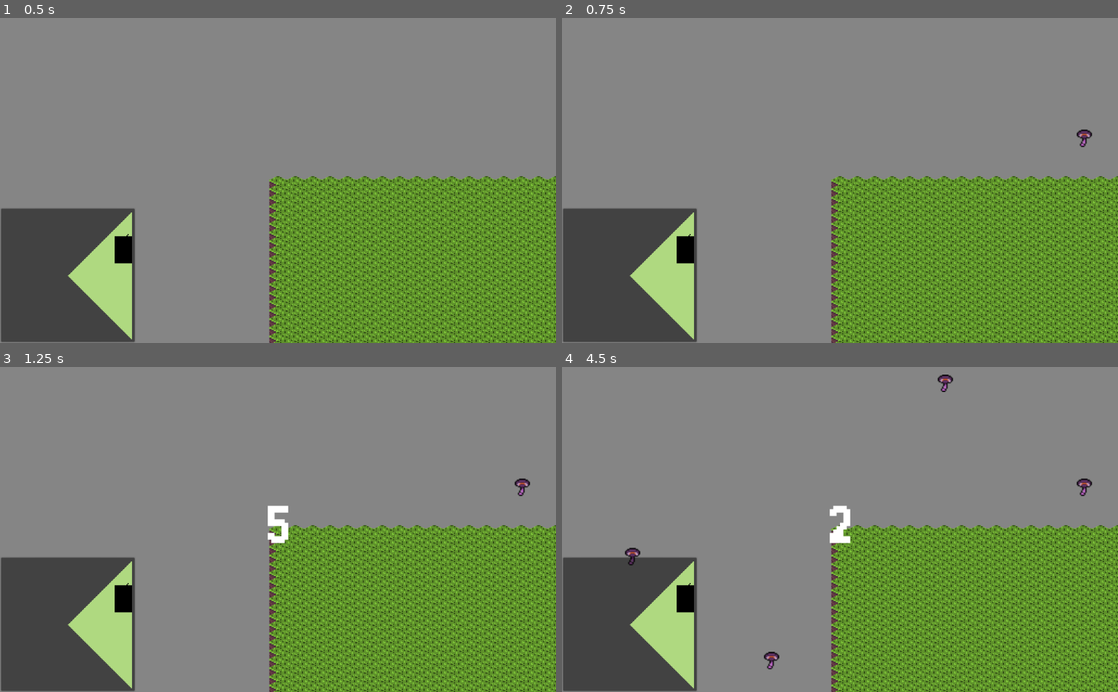
Above: before the commit, frames 1-4 (two rows, left to right).
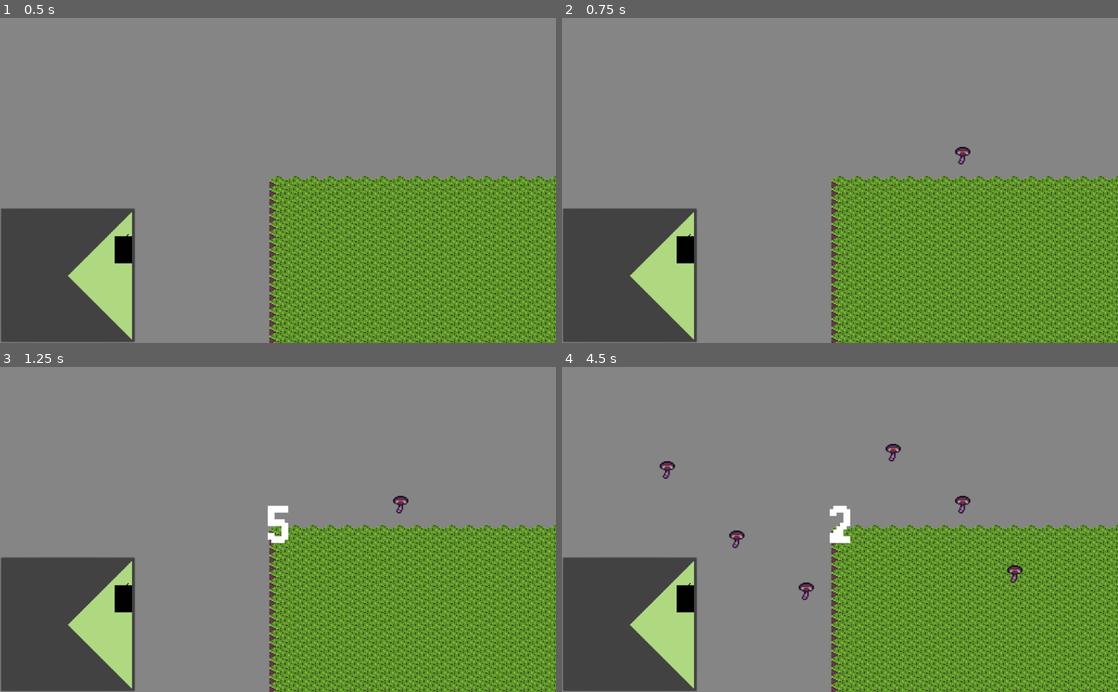
Above: after the commit, the same moments.

Repository: Ducklings-Studio/GGJ-2023
Game: Godot game, scene res://Scenes/Chill_Beach.tscn
Two runs of this game, one before a commit and one after it. Both use one fixed random seed, a clock stepped at 60 frames per second and the inputs below. This scene is started directly instead of the project's main scene.
Inputs (mouse positions are in pixels of both pictures, inside the frame that each line leads up to):
- Up to frame 1 (0.5 s): no input
- Up to frame 2 (0.75 s): tap Enter at 0.5 s; move the mouse to (962, 164) at 0.52 s; hold Right (ui_right) from 0.53 s (still down); hold Ctrl from 0.53 s (still down); click (962, 164) at 0.67 s
- Up to frame 3 (1.25 s): keep holding Right (ui_right); keep holding Ctrl
- Up to frame 4 (4.5 s): tap Space at 1.25, 3.5 s; move the mouse to (728, 545) at 1.27 s; release Right (ui_right) at 1.28 s; release Ctrl at 1.28 s; hold Down (ui_down) 1.28-2.03 s; tap Ctrl at 1.35, 2.85, 4.35 s; click (728, 545) at 1.42 s; move the mouse to (895, 458) at 2.02 s; hold Right (ui_right) 2.03-2.78 s; hold Ctrl 2.03-2.78 s; click (895, 458) at 2.17 s; tap Enter at 2.75, 4.25 s; move the mouse to (812, 594) at 2.77 s; hold Up (ui_up) 2.78-3.53 s; click (812, 594) at 2.92 s; move the mouse to (1006, 578) at 3.52 s; hold Ctrl 3.53-4.28 s; hold Left (ui_left) from 3.53 s (still down); click (1006, 578) at 3.67 s; move the mouse to (673, 480) at 4.27 s; click (673, 480) at 4.42 s

Frame 1 is identical in both runs. In frame 2, 0.2% of the frame differs, in the area x 70-96%, y 34-46%; in frame 3, 0.2%; in frame 4, 0.9%, in the area x 11-96%, y 2-93%.

Commit message:
fix posotion

Diff:
--- a/Scripts/Chill_Beach.gd
+++ b/Scripts/Chill_Beach.gd
@@ -18,7 +18,9 @@
 
 func spawn_mushroom(x, y):
 	var mushroom = greenMushroom.instance()
-	mushroom.position = Vector2(XError+floor(x/width+0.5)*width, YError+floor(y/height+0.5)*height)
+	var positionX = floor(x/width+0.5)
+	var positionY = floor(y/height+0.5)
+	mushroom.position = Vector2(XError+positionX*width/2, YError+positionY*height/2)
 	print(floor(x/width+0.5), " ", floor(y/height+0.5))
 	print(floor(x/width+0.5)*width, " ", floor(y/height+0.5)*height)
 	add_child(mushroom)
